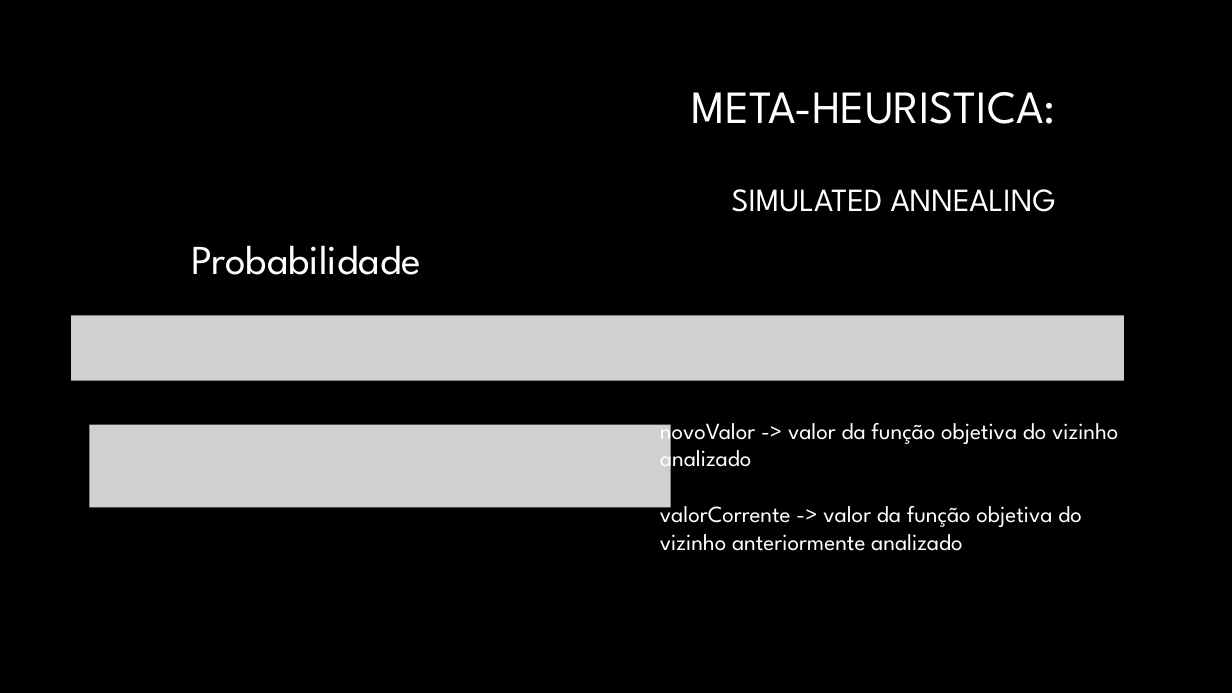
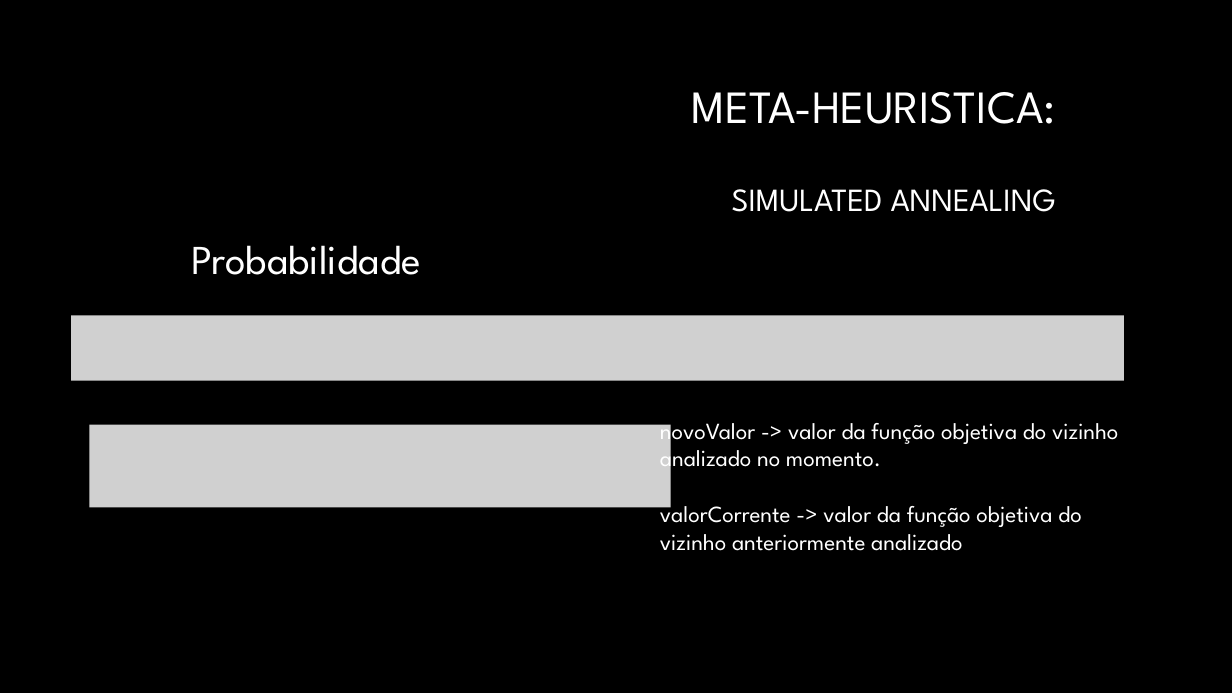
Before and after one commit to Pedro-Magalhaes/IA-Trabalho01, a slide deck: slide 13 of Apresentacao.pptx (slide 10 before the commit). Drawn at 1232x693 pixels with LibreOffice and Linux fonts; fonts in the diff are those of the drawing; grey boxes stand for pictures; background and template pictures are left out. Boxes give left, top, right and bottom in pixels: in the first picture for what was removed or moved away, otherwise in the second. Text is boxed around its words. In the diff, an @@ line names an element or a change of style, - is before the commit and + after.

```diff
--- a/Apresentacao.pptx
+++ b/Apresentacao.pptx
@@ text at (660, 423, 1118, 473): text changed @@
-novoValor -> valor da função objetiva do vizinho analizado
+novoValor -> valor da função objetiva do vizinho analizado no momento.
```
Also in this commit, not shown: 4 other slides changed, 3 slides added.
